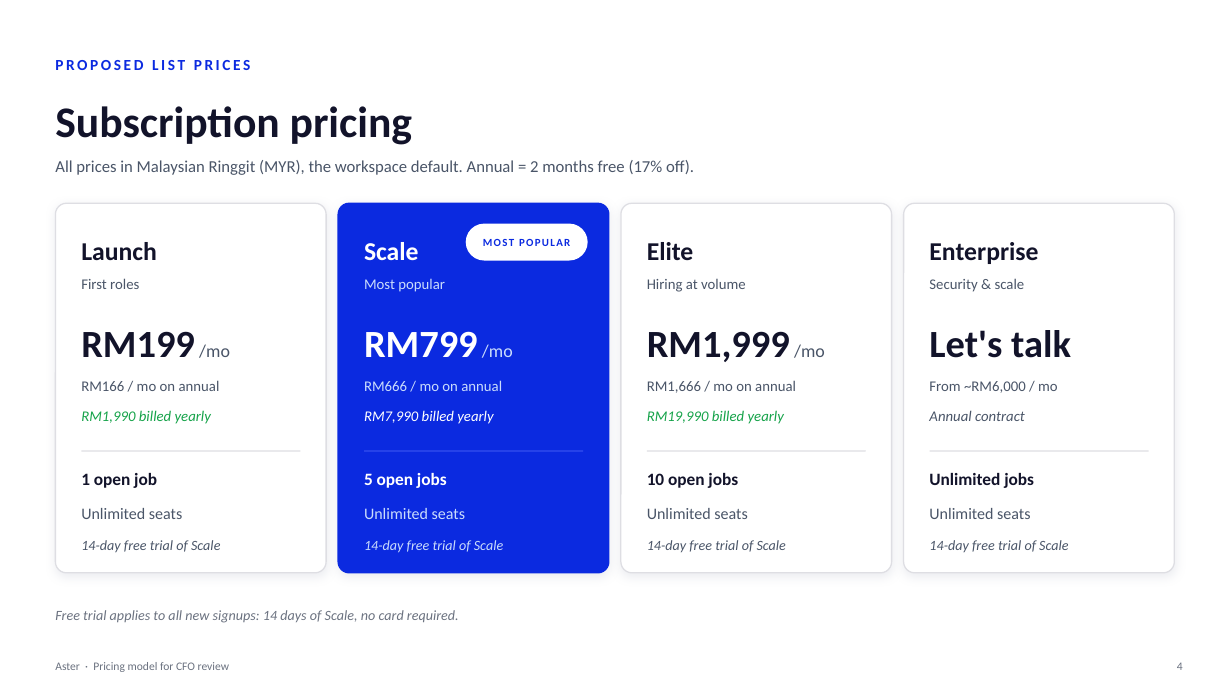
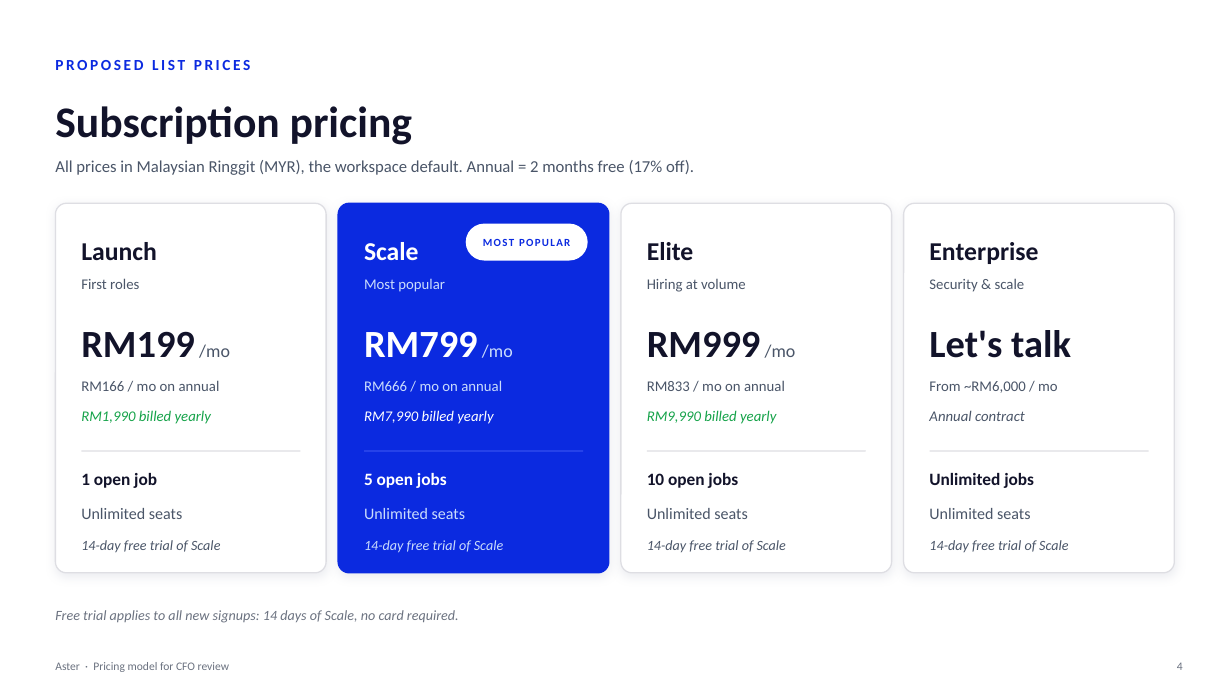
Before and after one commit to shahramly83/aster, a slide deck: slide 4 of docs/aster-pricing-cfo.pptx. Drawn at 1232x693 pixels with LibreOffice and Linux fonts; fonts in the diff are those of the drawing. Boxes give left, top, right and bottom in pixels: in the first picture for what was removed or moved away, otherwise in the second. Text is boxed around its words. In the diff, an @@ line names an element or a change of style, - is before the commit and + after.

```diff
--- a/docs/aster-pricing-cfo.pptx
+++ b/docs/aster-pricing-cfo.pptx
@@ text at (647, 331, 796, 358): text changed @@
-RM1,999 /mo
+RM999 /mo
@@ text at (647, 381, 785, 391): text changed @@
-RM1,666 / mo on annual
+RM833 / mo on annual
@@ text at (647, 410, 776, 424): text changed @@
-RM19,990 billed yearly
+RM9,990 billed yearly
```
Also in this commit, not shown: 5 other slides changed.
